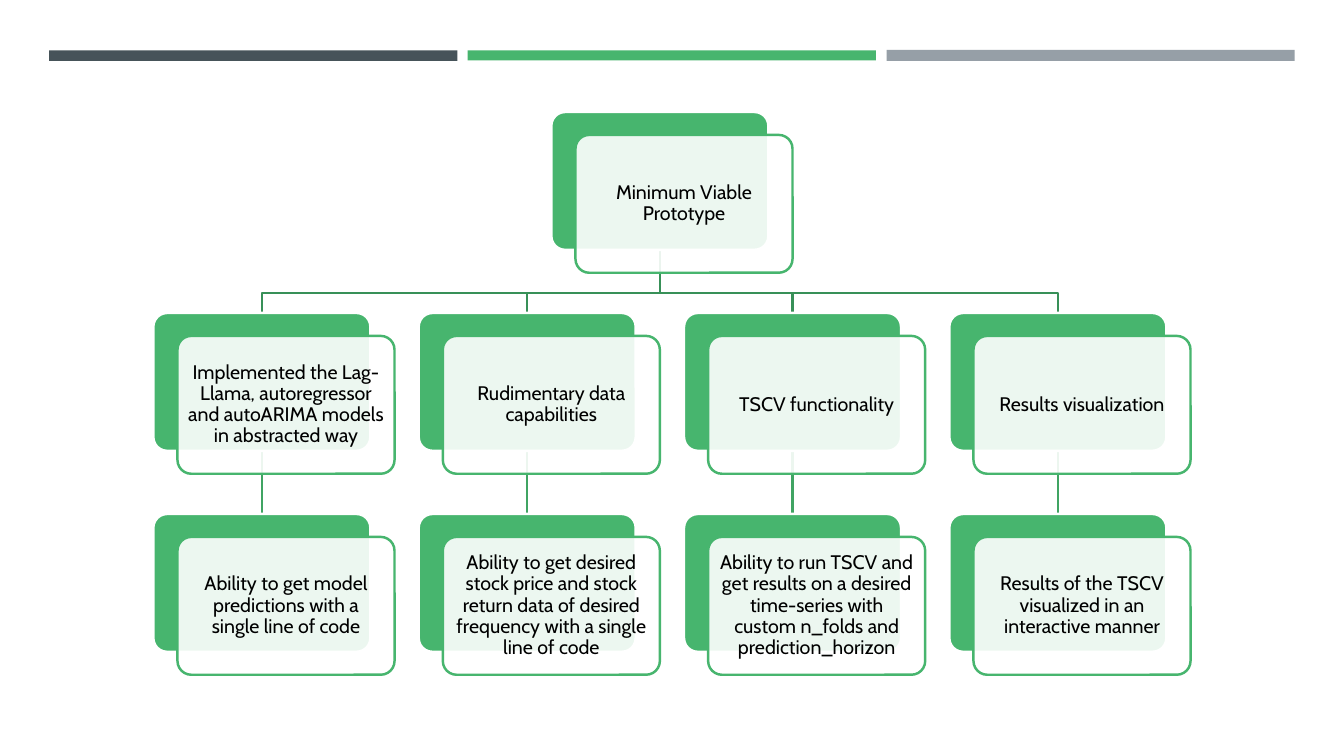
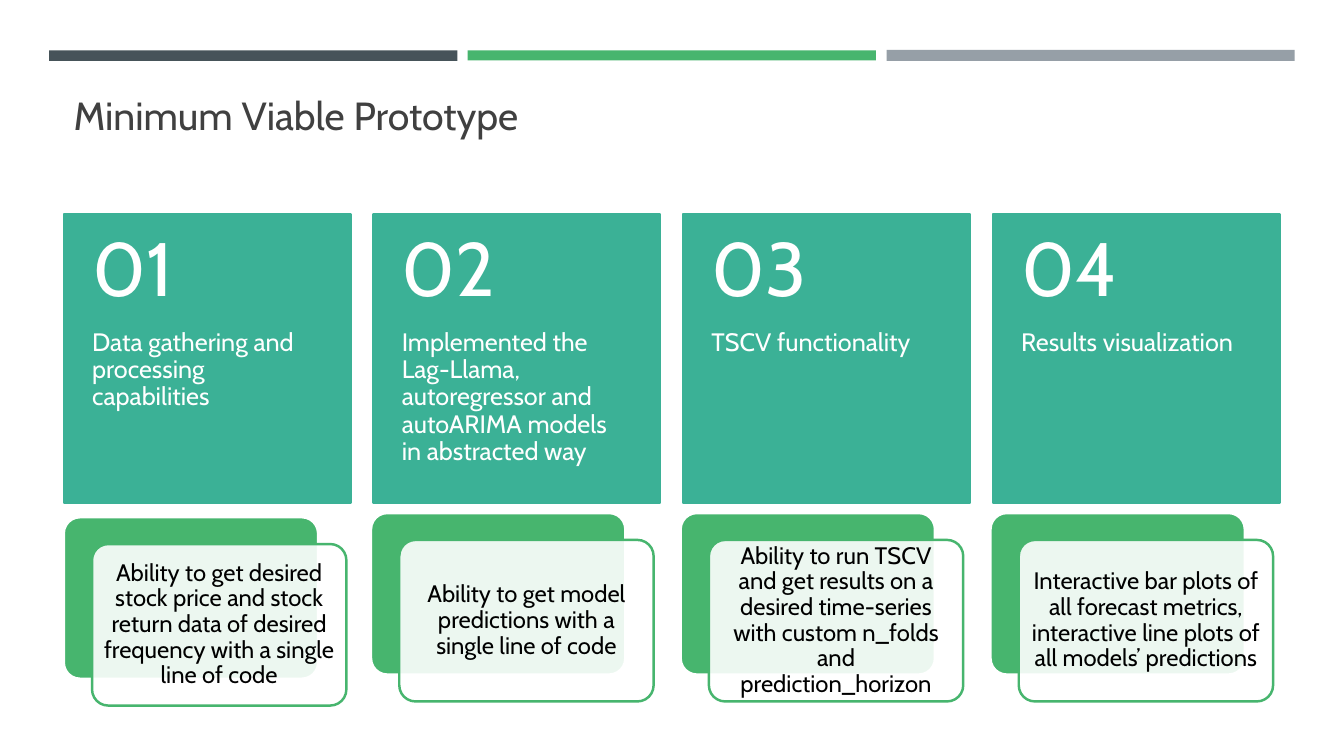
Before and after one commit to filip-topic/Time-Series-Foundation-Models-in-Financial-time-series-prediction, a slide deck: slide 13 of 17th of July Presentation.pptx (slide 14 before the commit). Drawn at 1344x756 pixels with LibreOffice and Linux fonts; fonts in the diff are those of the drawing. Boxes give left, top, right and bottom in pixels: in the first picture for what was removed or moved away, otherwise in the second. Text is boxed around its words. In the diff, an @@ line names an element or a change of style, - is before the commit and + after.

```diff
--- a/17th of July Presentation.pptx
+++ b/17th of July Presentation.pptx
@@ text "Minimum Viable Prototype": place and size @@
-text "Minimum Viable Prototype" at (616,184,752,225)
+text "Minimum Viable Prototype" at (74,100,519,140)
@@ text "Minimum Viable Prototype" at (74,100,519,140): size 14 to 28 pt, text colour #000000 to #404040; alignment centre to left; line spacing 0.9 to 1; less space between paragraphs; vertical alignment middle to top @@
@@ group added at (64,214,1279,503): 5 texts, 4 rectangles @@
+Data gathering and processing capabilities
+01
+02
+03
+04
@@ size 14 to 18 pt, text colour #000000 to #FFFFFF; alignment centre to left; more space between paragraphs; vertical alignment middle to top in 3 elements at (711,332,910,357), (1021,332,1233,352), (402,332,607,466) @@
@@ text "Implemented the Lag-Llama, autoregressor and ...": place and size @@
-text "Implemented the Lag-Llama, autoregressor and ..." at (188,364,384,447)
+text "Implemented the Lag-Llama, autoregressor and ..." at (402,332,607,466)
@@ text "TSCV functionality": place and size @@
-text "TSCV functionality" at (739,396,894,416)
+text "TSCV functionality" at (711,332,910,357)
@@ text "Results visualization": place and size @@
-text "Results visualization" at (999,396,1164,412)
+text "Results visualization" at (1021,332,1233,352)
@@ rounded rectangle: place and size @@
-rounded rectangle at (153,514,370,652)
+rounded rectangle at (64,517,318,679)
@@ rounded rectangle: place and size @@
-rounded rectangle at (418,514,635,652)
+rounded rectangle at (371,513,625,675)
@@ rounded rectangle: place and size @@
-rounded rectangle at (685,514,901,652)
+rounded rectangle at (681,513,935,675)
@@ rounded rectangle: place and size @@
-rounded rectangle at (950,514,1167,652)
+rounded rectangle at (991,513,1245,675)
@@ rounded rectangle: place and size @@
-rounded rectangle at (177,537,394,676)
+rounded rectangle at (92,544,346,706)
@@ size 14 to 17 pt; more space between paragraphs in 3 elements at (733,546,938,698), (427,584,625,660), (104,563,334,684) @@
@@ text "Ability to get desired stock ...": place and size @@
-text "Ability to get desired stock ..." at (456,554,646,654)
+text "Ability to get desired stock ..." at (104,563,334,684)
@@ rounded rectangle: place and size @@
-rounded rectangle at (443,537,659,676)
+rounded rectangle at (399,540,653,702)
@@ text "Ability to get model predictions ...": place and size @@
-text "Ability to get model predictions ..." at (204,575,368,638)
+text "Ability to get model predictions ..." at (427,584,625,660)
@@ rounded rectangle: place and size @@
-rounded rectangle at (709,537,926,676)
+rounded rectangle at (709,540,963,702)
@@ rounded rectangle: place and size @@
-rounded rectangle at (974,537,1191,676)
+rounded rectangle at (1019,540,1273,702)
@@ group removed at (153,112,1191,634): 10 rounded rectangles, 8 freeform shapes, 2 texts @@
-Rudimentary data capabilities
-Results of the TSCV visualized in an interactive manner
@@ text added at (1032,571,1260,672), 17 pt, text #000000 @@
+Interactive bar plots of all forecast metrics, interactive line plots of all models’ predictions
```
Also in this commit, not shown: 4 other slides changed, 5 slides removed, 10 other files.
